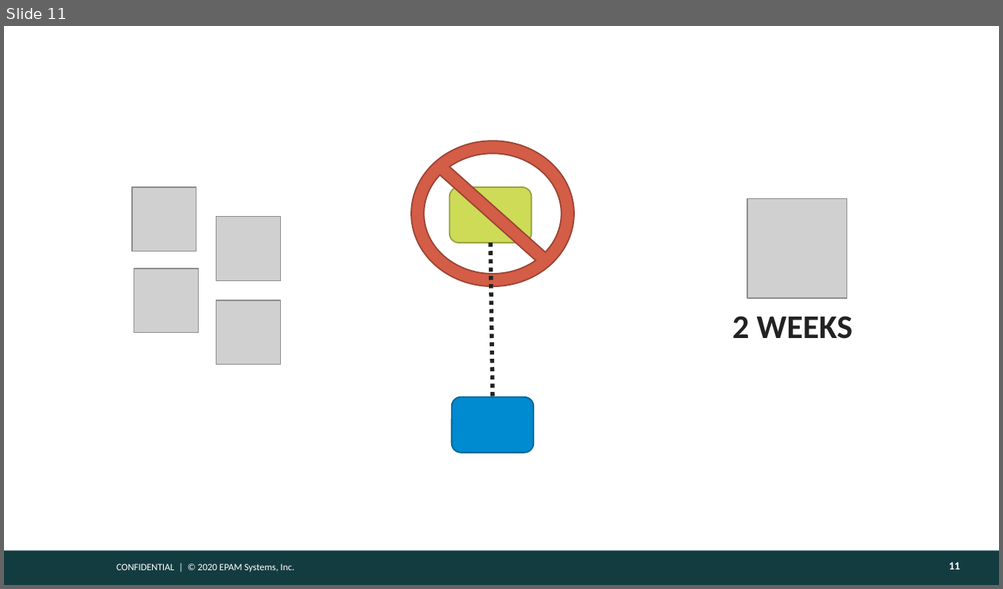
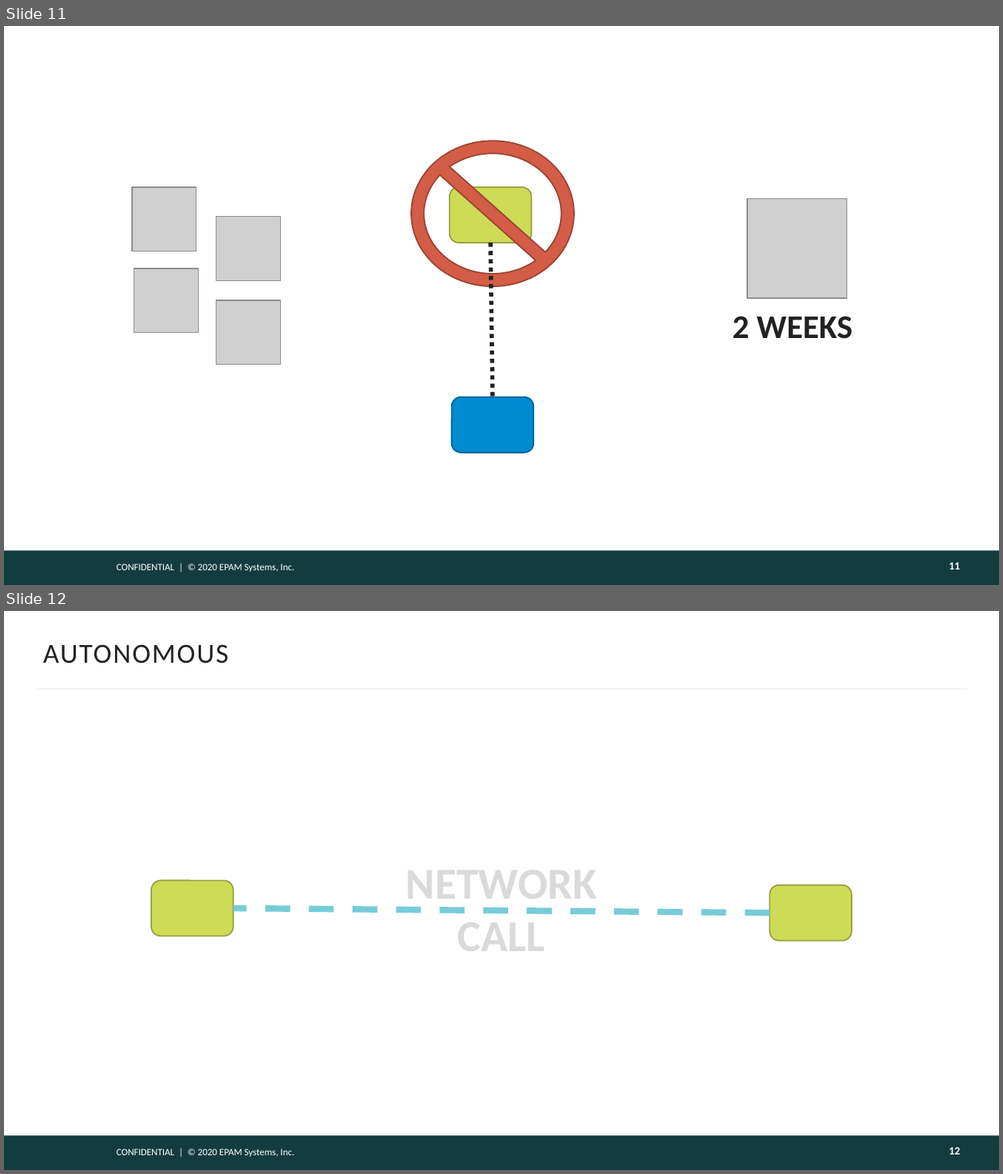
Before and after one commit to gitaroktato/introduction-to-microservices, a slide deck: lecture_2_monolith_vs_microservices.pptx. Shown one above the other, each under a label of ours: slide 11 before the commit, slides 11 and 12 after it. The pictures are 1003x589 and 1003x1174 pixels, drawn with LibreOffice and Linux fonts; fonts in the diff are those of the drawing; grey boxes stand for pictures; background and template pictures are left out. Boxes give left, top, right and bottom in pixels: in the first picture for what was removed or moved away, otherwise in the second. Text is boxed around its words. In the diff, an @@ line names an element or a change of style, - is before the commit and + after.

```diff
--- a/lecture_2_monolith_vs_microservices.pptx
+++ b/lecture_2_monolith_vs_microservices.pptx
@@ slide 12 added at [4,611,999,1170], background #FFFFFF; not listed: 2 template elements that a slide beside it also shows @@
@@ title added at [43,644,228,664], 20 pt, text #222222 @@
+AUTONOMOUS
@@ line added from (36, 689) to (967, 689), #F5F5F5 1.5 pt @@
@@ rounded rectangle added at [151,880,233,936], fill #CEDB56, outline #98A240 1 pt @@
@@ rounded rectangle added at [770,886,851,941], fill #CEDB56, outline #98A240 1 pt @@
@@ line added from (770, 914) to (233, 908), #76CDD8 4.5 pt dashed @@
@@ text added at [406,907,597,964], 32 pt, text pattern #464547 on #DAD9DB, bold @@
+NETWORK
+CALL
@@ page number added at [948,1147,959,1155], 8 pt, text #FEFEFE, bold @@
+12
```
Also in this commit, not shown: 20 other slides added, 1 other file.
